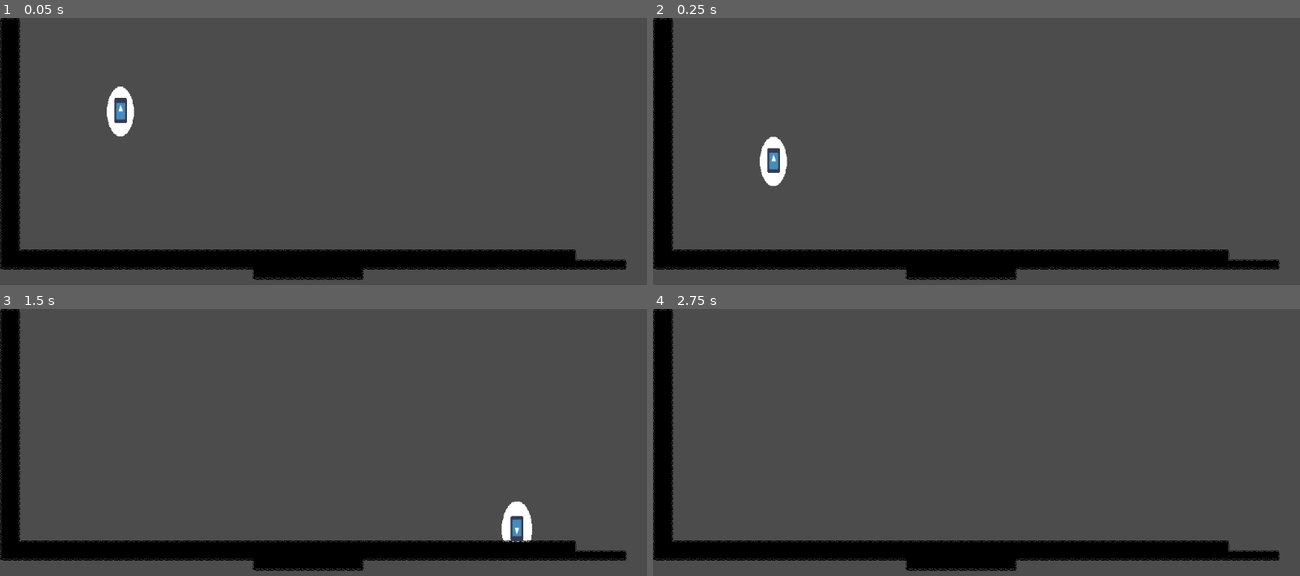
Above: before the commit, frames 1-4 (two rows, left to right).
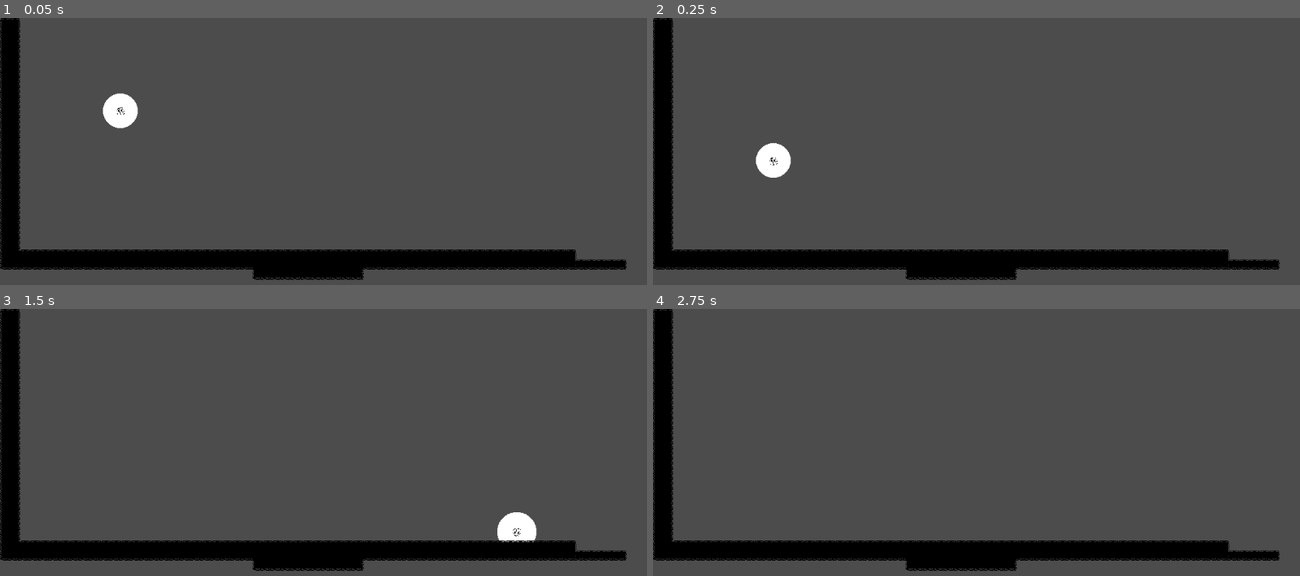
Above: after the commit, the same moments.

Repository: c0vvb0yy/jame-gam-18
Game: Godot game, scene res://src/level/arenas/arena0.tscn
Two runs of this game, one before a commit and one after it. Both use one fixed random seed, a clock stepped at 60 frames per second and the inputs below. The engine's default icon, where the game draws it, is replaced by a stand-in: a white triangle on a blue panel in a dark square.
Inputs:
- Up to frame 1 (0.05 s): no input
- Up to frame 2 (0.25 s): no input
- Up to frame 3 (1.5 s): hold S (move_crouch) 0.53-1.28 s; hold D (move_right) from 0.53 s (still down); tap W (move_jump) at 0.77 s; tap S (move_crouch) at 1.35 s
- Up to frame 4 (2.75 s): tap W (move_jump) at 1.52 s; release D (move_right) at 2.03 s; hold A (move_left) from 2.03 s (still down); hold S (move_crouch) from 2.03 s (still down)

The runs differ from the first frame. In frame 1, 0.5% of the frame differs, in the area x 15-22%, y 25-45%; in frame 2, 0.4%; in frame 3, 0.4%; in frame 4, nothing differs.

Commit message:
SKULLY HAS ARRIVED

Diff:
--- a/src/Player.tscn
+++ b/src/Player.tscn
@@ -2,7 +2,7 @@
 
 [ext_resource path="res://src/Player.gd" type="Script" id=1]
 [ext_resource path="res://src/PlayerMovement.gd" type="Script" id=2]
-[ext_resource path="res://icon.png" type="Texture" id=3]
+[ext_resource path="res://assets/player/player_character.png" type="Texture" id=3]
 [ext_resource path="res://assets/player/illum640000.png" type="Texture" id=4]
 [ext_resource path="res://assets/player/illum640001.png" type="Texture" id=5]
 
--- a/src/level/arenas/arena0.tscn
+++ b/src/level/arenas/arena0.tscn
@@ -19,7 +19,6 @@
 [node name="Player" parent="." instance=ExtResource( 3 )]
 position = Vector2( 191, 144 )
 rotation = 3.14159
-scale = Vector2( 0.77152, -1.43211 )
 
 [node name="DeathZone" parent="." instance=ExtResource( 5 )]
 position = Vector2( 762, 225 )
Binary file added: assets/player/player_character.png
Not shown, added: assets/player/player_character.png.import
Not shown, changed: assets/player/player_character.gal
